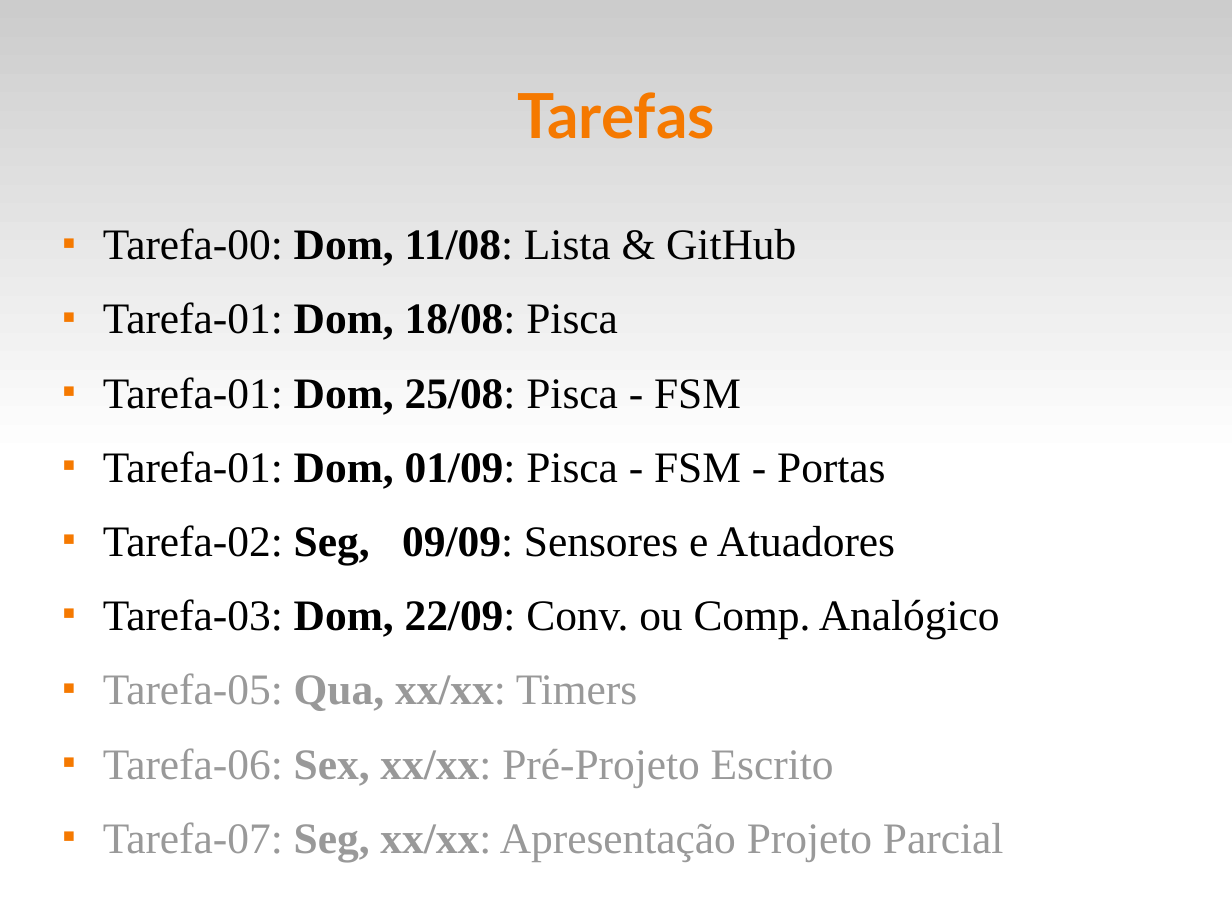
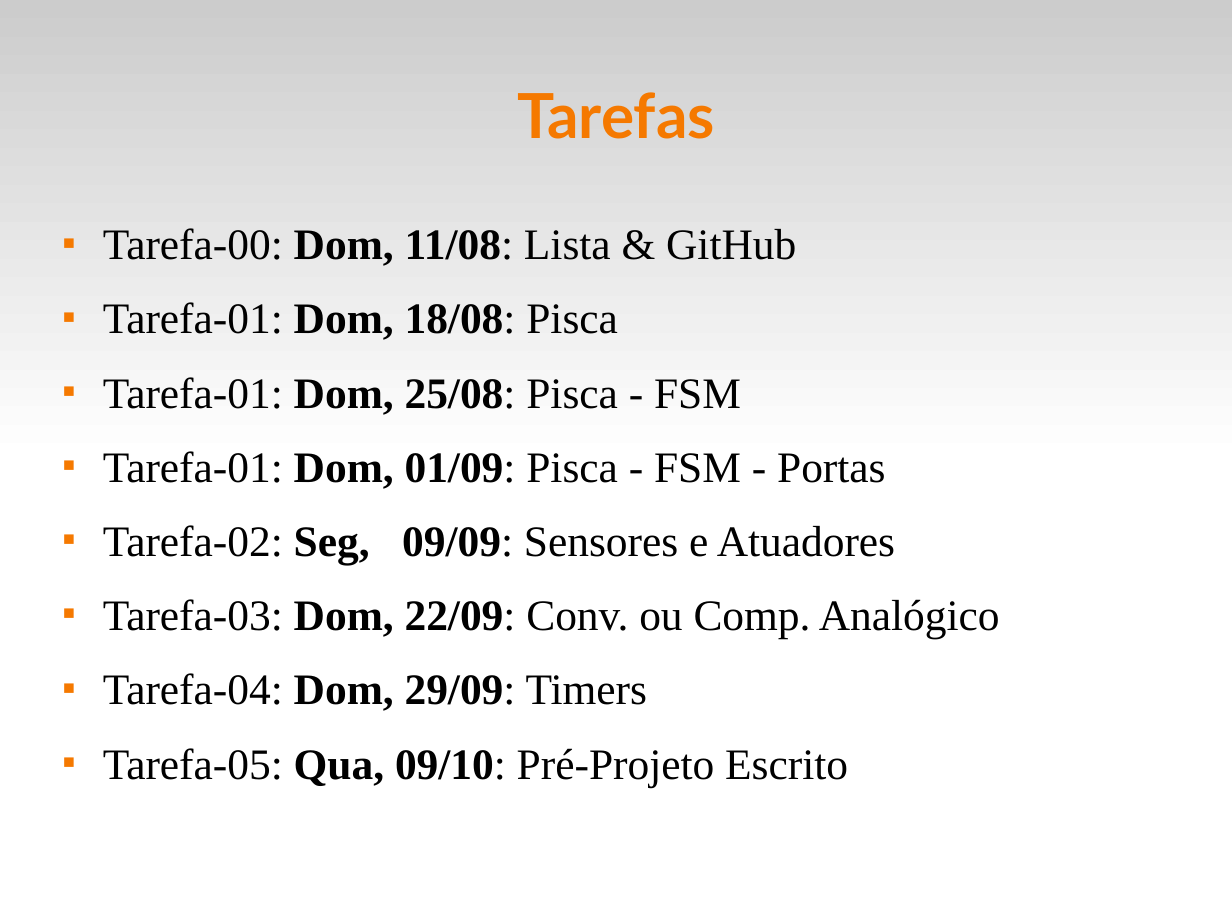
Before and after one commit to fsantanna-uerj/SE, a slide deck: slide 19 of Slides/se-00-intro.odp (slide 18 before the commit). Drawn at 1232x924 pixels with LibreOffice and Linux fonts; fonts in the diff are those of the drawing. Boxes give left, top, right and bottom in pixels: in the first picture for what was removed or moved away, otherwise in the second. Text is boxed around its words. In the diff, an @@ line names an element or a change of style, - is before the commit and + after.

```diff
--- a/Slides/se-00-intro.odp
+++ b/Slides/se-00-intro.odp
@@ text at [103,673,848,787]: text changed; text colour #999999 to #000000 @@
-■ Tarefa-05: Qua, xx/xx: Timers
-■ Tarefa-06: Sex, xx/xx: Pré-Projeto Escrito
-■ Tarefa-07: Seg, xx/xx: Apresentação Projeto Parcial
+■ Tarefa-04: Dom, 29/09: Timers
+■ Tarefa-05: Qua, 09/10: Pré-Projeto Escrito
```
Also in this commit, not shown: 5 other slides changed, 2 slides added, 3 other files.
